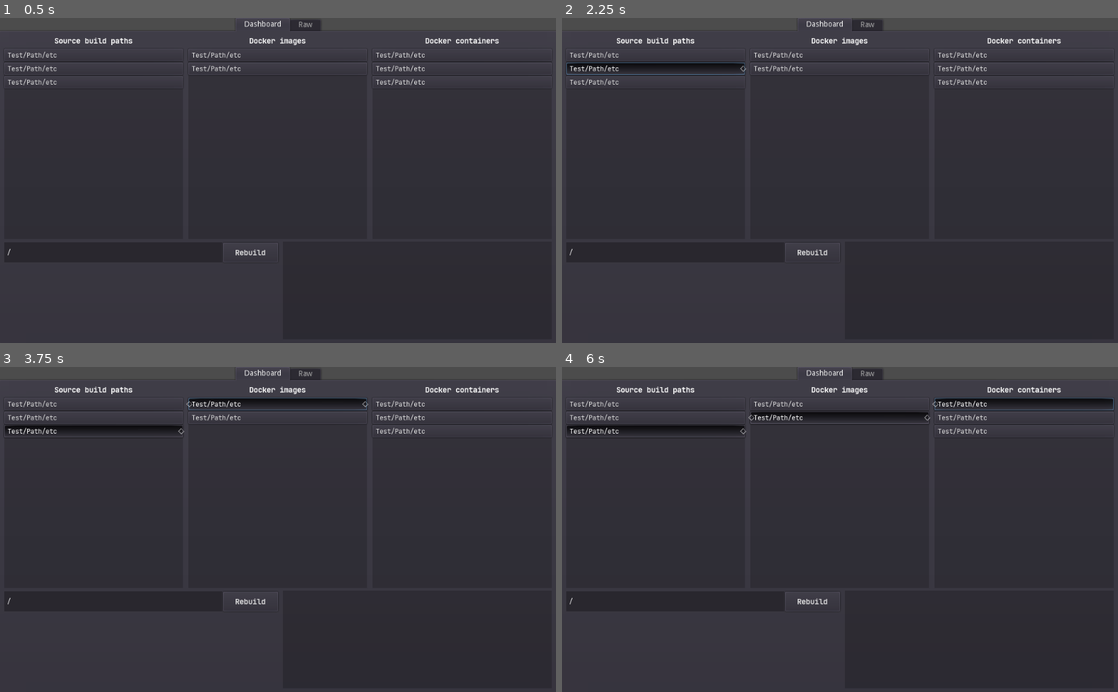
Above: before the commit, frames 1-4 (two rows, left to right).
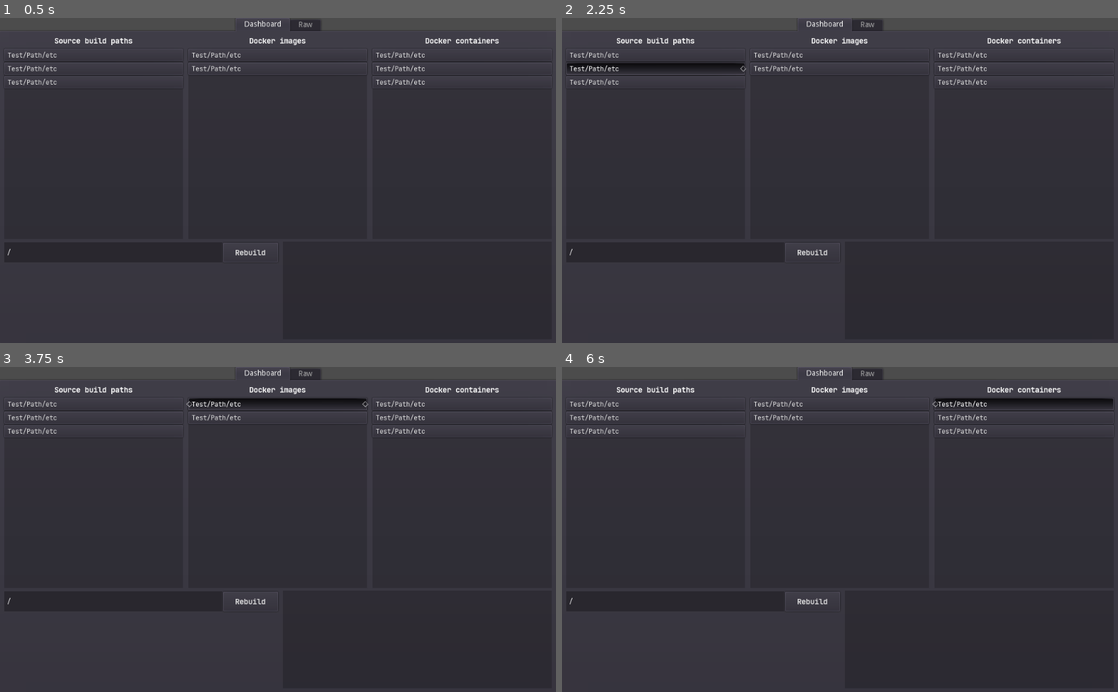
Above: after the commit, the same moments.

Repository: Banderi/DockerUI
Game: Godot game, scene res://ROOT.tscn
Same seed, same stepped clock (60 frames per second), same inputs: the game is played once before the commit and once after it.
Inputs (mouse positions are in pixels of both pictures, inside the frame that each line leads up to):
- Up to frame 1 (0.5 s): no input
- Up to frame 2 (2.25 s): click "Test/Path/etc" at 0.5 s; click (745, 53) at 1.25 s; click "Test/Path/etc" at 2 s
- Up to frame 3 (3.75 s): click "Test/Path/etc" at 2.75 s; click "Test/Path/etc" at 3.5 s
- Up to frame 4 (6 s): click (751, 402) at 4.25 s; click "Test/Path/etc" at 5 s; click "Test/Path/etc" at 5.75 s

Frame 1 is identical in both runs. In frame 2, 0.1% of the frame differs, in the area x 0-33%, y 13-18%; in frame 3, 0.7%; in frame 4, 1.4%, in the area x 0-100%, y 9-21%.

Commit message:
Better spline drawing

Diff:
--- /dev/null
+++ b/CanvasLayer.gd
@@ -0,0 +1,40 @@
+extends Control
+
+var curves = []
+
+func draw_spline(curve, points):
+	if curve[3]:
+		draw_polyline(points, Color(0.5,1,1,1), 2.0)
+	elif curve[2]:
+		draw_polyline(points, Color(1,1,1,1), 2.0)
+	else:
+		draw_polyline(points, Color(1,1,1,0.5), 2.0)
+
+func add_spline(curve):
+	curves.push_back(curve)
+
+func _draw():
+	# draw splines
+	for curve in curves:
+		var points = curve[0].get_baked_points()
+		for p in points.size():
+			points[p] = points[p] + curve[1].get_global_position() - get_global_position()
+		draw_spline(curve, points)
+	curves = []
+
+#	if curve1 != null:
+#		var points = curve1[0].get_baked_points()
+#		for p in points.size():
+#			points[p] = points[p] + curve1[1].get_global_position() - get_global_position()
+#		draw_spline(curve1, points)
+#	if curve2 != null:
+#		var points = curve2[0].get_baked_points()
+#		for p in points.size():
+#			points[p] = points[p] + curve2[1].get_global_position() - get_global_position()
+#		draw_spline(curve2, points)
+#
+#	curve1 = null
+#	curve2 = null
+
+func _process(delta):
+	update()
--- /dev/null
+++ b/Global.gd
@@ -0,0 +1,3 @@
+extends Node
+
+var splinecanvas = null
--- a/ListElements/Generic.gd
+++ b/ListElements/Generic.gd
@@ -1,4 +1,3 @@
-tool
 extends Button
 
 export(bool) var has_connection_left = true setget setDotLeft
@@ -11,6 +10,7 @@
 var sibling_left = null
 var sibling_right = null
 
+# setgets for "tool" code
 func setDotLeft(v):
 	has_connection_left = v
 	$Control/DotLeft.visible = has_connection_left
@@ -49,11 +49,11 @@
 
 func refresh_hover():
 	if has_connection_left:
-		$Control/DotLeft.visible = highlight || selected
-#		$Control/DotLeft/MeshInstance2D.visible = !(sibling_left == null)
+		$Control/DotLeft.visible = highlight || selected || \
+		(sibling_left != null && (sibling_left.selected || (!sibling_left.editing_right && sibling_left.highlight)))
 	if has_connection_right:
-		$Control/DotRight.visible = highlight || selected
-#		$Control/DotRight/MeshInstance2D.visible = !(sibling_right == null)
+		$Control/DotRight.visible = highlight || selected ||\
+		(sibling_right != null && (sibling_right.selected || (!sibling_right.editing_left && sibling_right.highlight)))
 	if a_sibling_is_pressed != null && !highlight:
 		modulate.a = 0.5
 	else:
@@ -73,23 +73,31 @@
 	refresh_hover()
 
 var selected = false
+func select(b):
+	b.pressed = true
+	b.selected = true
+func unselect(b):
+	b.pressed = false
+	b.selected = false
+
 func _on_Button_pressed():
-	for b in vlist_self.get_children():
-		b.pressed = false
-		b.selected = false
-	self.pressed = true # the above fires *after* Godot has set the press, so we need to do it again >:/
-	self.selected = true
+	for ctrl in hbox.get_children():
+		var vlist = ctrl.get_node("Panel/VBoxContainer")
+		for b in vlist.get_children():
+			unselect(b)
+	# the above fires *after* Godot has set the press, so we need to do it again >:/
+	select(self)
 
 func _ready():
 	refresh_hover()
 
 func _draw():
 	# draw splines
-	if a_sibling_is_pressed == null && highlight:
+	if a_sibling_is_pressed == null && (highlight || selected):
 		if has_connection_left && (editing_left || sibling_left != null):
-			draw_polyline($PathLeft.curve.get_baked_points(), Color(1,1,1,1), 2.0)
+			Global.splinecanvas.add_spline([$PathLeft.curve, self, selected, editing_left])
 		if has_connection_right && (editing_right || sibling_right != null):
-			draw_polyline($PathRight.curve.get_baked_points(), Color(1,1,1,1), 2.0)
+			Global.splinecanvas.add_spline([$PathRight.curve, self, selected, editing_right])
 
 var editing_left = false
 var editing_right = false
@@ -166,6 +174,7 @@
 		set_conn_point("right", sibling_right)
 
 func _on_ButtonLeft_button_down():
+	_on_Button_pressed()
 	editing_left = true
 func _on_ButtonLeft_button_up():
 	if !editing_left:
@@ -176,6 +185,7 @@
 		hovering_sibling.connect_sibling("right", self)
 	refresh_splines_to_connected()
 func _on_ButtonRight_button_down():
+	_on_Button_pressed()
 	editing_right = true
 func _on_ButtonRight_button_up():
 	if !editing_right:
@@ -185,6 +195,7 @@
 		connect_sibling("right", hovering_sibling)
 		hovering_sibling.connect_sibling("left", self)
 	refresh_splines_to_connected()
+
 func _input(event):
 	if editing_left || editing_right:
 		if event is InputEventMouseButton && event.button_index == BUTTON_RIGHT && !event.is_pressed():
--- a/ListElements/Generic.tscn
+++ b/ListElements/Generic.tscn
@@ -3,19 +3,19 @@
 [ext_resource path="res://fonts/JetBrainsMono-Regular.tres" type="DynamicFont" id=1]
 [ext_resource path="res://ListElements/Generic.gd" type="Script" id=2]
 
-[sub_resource type="Curve2D" id=3]
+[sub_resource type="Curve2D" id=1]
 resource_local_to_scene = true
 _data = {
 "points": PoolVector2Array( 14.0535, 0.0891237, -14.0535, -0.0891237, 2.05062, 11.9292, 14.0482, 0.109046, -14.0482, -0.109046, -13.8564, 39.1416 )
 }
 
-[sub_resource type="Curve2D" id=4]
+[sub_resource type="Curve2D" id=2]
 resource_local_to_scene = true
 _data = {
-"points": PoolVector2Array( 14.0535, 0.0891237, -14.0535, -0.0891237, 341.199, 40.4525, 14.0482, 0.109046, -14.0482, -0.109046, 327.183, 11.9203 )
+"points": PoolVector2Array( 14.0535, 0.0891237, -14.0535, -0.0891237, 341.199, 40.4525, 14.0482, 0.109046, -14.0482, -0.109046, 326.133, 11.8829 )
 }
 
-[sub_resource type="StyleBoxFlat" id=2]
+[sub_resource type="StyleBoxFlat" id=3]
 bg_color = Color( 0.6, 0.6, 0.6, 0 )
 border_width_left = 1
 border_width_top = 1
@@ -23,11 +23,12 @@
 border_width_bottom = 1
 border_color = Color( 1, 1, 1, 0.47451 )
 
-[sub_resource type="SphereMesh" id=1]
+[sub_resource type="SphereMesh" id=4]
 
 [node name="Button" type="Button"]
 margin_right = 330.0
 margin_bottom = 23.0
+focus_mode = 0
 custom_fonts/font = ExtResource( 1 )
 toggle_mode = true
 text = "Test/Path/etc"
@@ -38,13 +39,17 @@
 }
 
 [node name="PathLeft" type="Path2D" parent="."]
-curve = SubResource( 3 )
+z_index = 999
+z_as_relative = false
+curve = SubResource( 1 )
 __meta__ = {
 "_edit_lock_": true
 }
 
 [node name="PathRight" type="Path2D" parent="."]
-curve = SubResource( 4 )
+z_index = 999
+z_as_relative = false
+curve = SubResource( 2 )
 __meta__ = {
 "_edit_lock_": true
 }
--- a/ROOT.gd
+++ b/ROOT.gd
@@ -110,6 +110,7 @@
 func _ready():
 	refresh()
 	imgPATH.text = $FileDialog.current_path
+	Global.splinecanvas = $TabContainer/Dashboard/CanvasLayer
 
 func _on_Timer_timeout():
 	refresh()
--- a/ROOT.tscn
+++ b/ROOT.tscn
@@ -6,8 +6,9 @@
 [ext_resource path="res://Spinner.gd" type="Script" id=4]
 [ext_resource path="res://spinner64.png" type="Texture" id=5]
 [ext_resource path="res://ListElements/Generic.tscn" type="PackedScene" id=6]
-
-[sub_resource type="StyleBoxFlat" id=3]
+[ext_resource path="res://CanvasLayer.gd" type="Script" id=7]
+
+[sub_resource type="StyleBoxFlat" id=1]
 bg_color = Color( 0, 0, 0, 0.188235 )
 
 [sub_resource type="StyleBoxFlat" id=2]
@@ -270,8 +271,17 @@
 margin_right = -4.0
 margin_bottom = -3.0
 rect_clip_content = false
-custom_styles/normal = SubResource( 1 )
+custom_styles/normal = SubResource( 3 )
 custom_fonts/normal_font = ExtResource( 2 )
+__meta__ = {
+"_edit_use_anchors_": false
+}
+
+[node name="CanvasLayer" type="Control" parent="TabContainer/Dashboard"]
+anchor_right = 1.0
+anchor_bottom = 1.0
+mouse_filter = 2
+script = ExtResource( 7 )
 __meta__ = {
 "_edit_use_anchors_": false
 }
--- a/project.godot
+++ b/project.godot
@@ -17,6 +17,7 @@
 [autoload]
 
 Shell="*res://Shell.gd"
+Global="*res://Global.gd"
 
 [physics]
 
Not shown: 4 places in ListElements/Generic.tscn that only renumber resources
Not shown: 7 places in ROOT.tscn that only renumber resources
